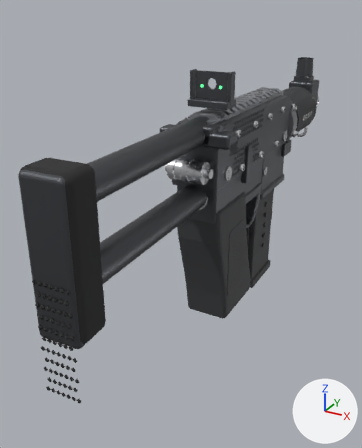
Renders of the glTF model assets/weapon_expansion/compact.glb from each side of a commit.
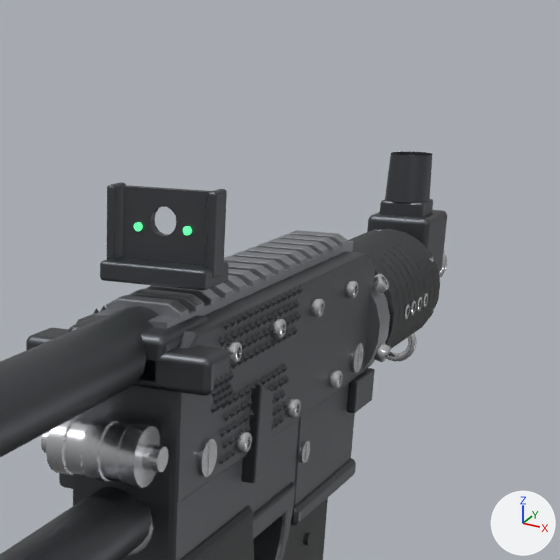
Each version appears first whole from a 50 mm camera at (0.198, -0.478, 0.326) aimed at (-0.044, -0.039, 0.107), and next in a close-up on the part from 41% to 100% of the width and 0% to 47% of the height. Lighting does not change. The marker at lower right points along +X, +Y and +Z. The older version's two pictures come first. Where no turn or scale is listed for an object, it has been applied to the vertices. Vertices at exactly the same position are counted once.

In view in the first close-up: 'Magazine', 'Receiver'.
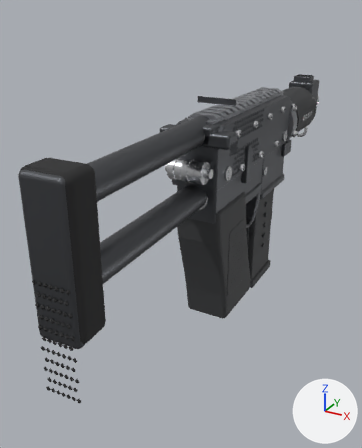
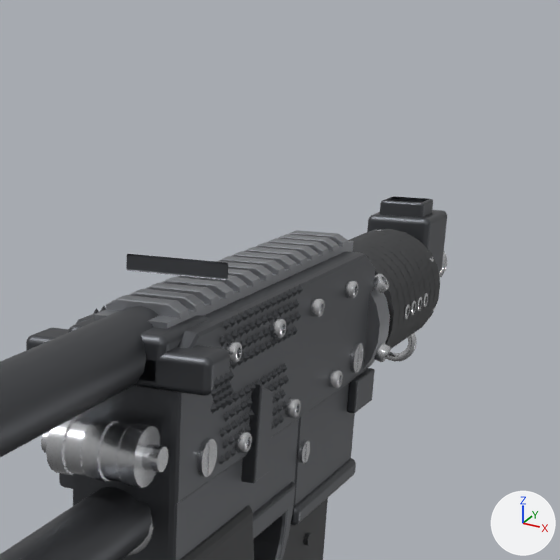
Location of each change, [x1, y1, x2, y2] in pixels of the close-ups (560 x 560 px):
'Receiver', reshaped: before [0, 152, 447, 560]; after [0, 196, 447, 560]
part 1 of me_folding_stock_smg_0, deleted: before [107, 152, 432, 278]
part 2 of me_folding_stock_smg_0, cut back: before [100, 257, 229, 291]; after [126, 254, 228, 280]

The change in detail:
me_folding_stock_smg_0 is used by ob_receiver; location (0.0, 0.0, 0.0).
me_folding_stock_smg_0 had 15803 vertices, 28676 faces and spanned x -0.036..0.036, y -0.29..0.29, z 0.019..0.272.
me_folding_stock_smg_0 now has 15117 vertices, 27338 faces and spans x -0.036..0.036, y -0.29..0.29, z 0.019..0.247.
me_folding_stock_smg_0 part 1: 7 loose pieces with 568 vertices, spanning x -0.02..0.02, y -0.065..0.246, z 0.235..0.272, are deleted.
Part 2, on me_folding_stock_smg_0:
118 vertices are removed from x -0.02..0.02, y -0.071..-0.051, z 0.241..0.248.
278 faces are deleted.
2 vertices move within x -0.019, y -0.051, z 0.241..0.247.
26 new faces join them, mat_gunmetal (dark grey #5b5d61).
Other edits to the shape of me_folding_stock_smg_0 do not show in these pictures.
me_folding_stock_smg_0 no longer uses material mat_embergreen (green #61ed95, glowing green #59ff99).
